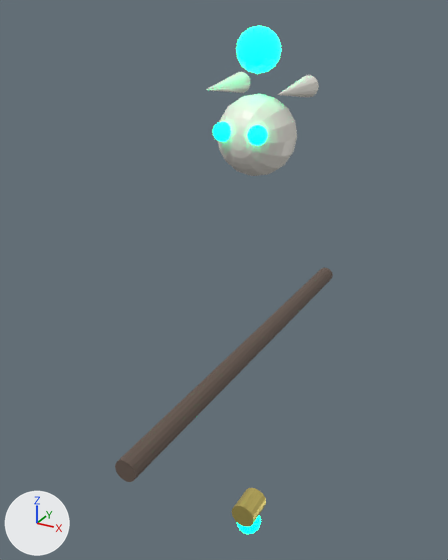
What one commit did to the OBJ model assets/models/necro_staff.obj.
One viewpoint serves both versions: a camera (50 mm lens) standing at (1.02, -2.11, 1.49) and looking at (-0.14, 0.0, 0.43). The axes (+X, +Y, +Z) are drawn at lower left. The lights are the same throughout. The picture after the commit comes second. Where no turn or scale is listed for an object, it has been applied to the vertices.

The older version as bpy lines, for what is in view:
```python
ob_floating_soul_core = bpy.data.objects.new('Floating_Soul_Core', me_floating_soul_core)
ob_floating_soul_core.location = (0.0, 0.0, 0.0)
ob_staff_eye_l = bpy.data.objects.new('Staff_Eye_L', me_staff_eye_l)
ob_staff_eye_l.location = (0.0, 0.0, 0.0)
ob_staff_eye_r = bpy.data.objects.new('Staff_Eye_R', me_staff_eye_r)
ob_staff_eye_r.location = (0.0, 0.0, 0.0)
ob_staff_horn_l = bpy.data.objects.new('Staff_Horn_L', me_staff_horn_l)
ob_staff_horn_l.location = (0.0, 0.0, 0.0)
ob_staff_horn_r = bpy.data.objects.new('Staff_Horn_R', me_staff_horn_r)
ob_staff_horn_r.location = (0.0, 0.0, 0.0)
ob_staff_pommel = bpy.data.objects.new('Staff_Pommel', me_staff_pommel)
ob_staff_pommel.location = (0.0, 0.0, 0.0)
ob_staff_shaft = bpy.data.objects.new('Staff_Shaft', me_staff_shaft)
ob_staff_shaft.location = (0.0, 0.0, 0.0)
# also in view: 'Staff_Skull' at (0.0, 0.0, 1.05)
```
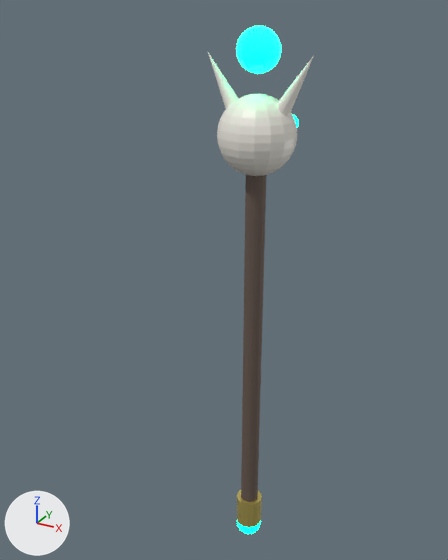
Changed parts and their boxes (x1, y1, x2, y2) in the pictures (448 x 560 px):
'Staff_Shaft', turned: before (115, 268, 333, 482); after (241, 175, 267, 502)
'Staff_Pommel', turned: before (232, 488, 266, 527); after (237, 490, 262, 527)
'Staff_Horn_R', reshaped: before (278, 75, 319, 97); after (277, 56, 314, 116)
'Staff_Horn_L', reshaped: before (206, 72, 250, 93); after (208, 52, 239, 109)
'Staff_Eye_R', reshaped (mostly hidden afterwards): before (247, 125, 268, 146); after (292, 114, 299, 127)
'Staff_Eye_L', reshaped (not visible afterwards): before (213, 122, 231, 142)
part 2 of me_staff_eye_r, deleted: before (247, 125, 268, 146)

The change, as a list of edits to the scene's bpy script:
```text
Change me_staff_eye_l:
    used by ob_staff_eye_l; location = (0.0, 0.0, 0.0)
    remove me_staff_eye_l.from_pydata(...)  # 242 vertices, 256 faces; spans x -0.105..-0.035, y -0.175..-0.105, z 1.045..1.115
    add me_staff_eye_l.from_pydata(...)  # 242 vertices, 256 faces; spans x -0.105..-0.035, y 0.105..0.175, z 1.045..1.115
    me_staff_eye_l part 1: 242 vertices removed from x -0.105..-0.035, y -0.175..-0.105, z 1.045..1.115
    other edits to the shape of me_staff_eye_l do not show in these pictures
Change me_staff_eye_r:
    used by ob_staff_eye_r; location = (0.0, 0.0, 0.0)
    remove me_staff_eye_r.from_pydata(...)  # 242 vertices, 256 faces; spans x 0.035..0.105, y -0.175..-0.105, z 1.045..1.115
    add me_staff_eye_r.from_pydata(...)  # 242 vertices, 256 faces; spans x 0.035..0.105, y 0.105..0.175, z 1.045..1.115
    me_staff_eye_r part 2: 242 vertices removed from x 0.035..0.105, y -0.175..-0.105, z 1.045..1.115
    other edits to the shape of me_staff_eye_r do not show in these pictures
Change me_staff_horn_l:
    used by ob_staff_horn_l; location = (0.0, 0.0, 0.0)
    remove me_staff_horn_l.from_pydata(...)  # 17 vertices, 17 faces; spans x -0.18..-0.1, y -0.14..0.14, z 1.18..1.26
    add me_staff_horn_l.from_pydata(...)  # 17 vertices, 17 faces; spans x -0.21..-0.035, y -0.04..0.04, z 1.079..1.341
    me_staff_horn_l part 3: the whole mesh is multiplied about its middle by the matrix ((0.75, 0.5, -0.433), (0.5, 0.0, 0.866), (0.433, -0.866, -0.25))
Change me_staff_horn_r:
    used by ob_staff_horn_r; location = (0.0, 0.0, 0.0)
    remove me_staff_horn_r.from_pydata(...)  # 17 vertices, 17 faces; spans x 0.1..0.18, y -0.14..0.14, z 1.18..1.26
    add me_staff_horn_r.from_pydata(...)  # 17 vertices, 17 faces; spans x 0.035..0.21, y -0.04..0.04, z 1.079..1.341
    me_staff_horn_r part 4: the whole mesh is multiplied about its middle by the matrix ((0.75, -0.5, 0.433), (-0.5, 0.0, 0.866), (-0.433, -0.866, -0.25))
Change me_staff_pommel:
    used by ob_staff_pommel; location = (0.0, 0.0, 0.0)
    remove me_staff_pommel.from_pydata(...)  # 32 vertices, 18 faces; spans x -0.06..0.06, y -0.07..0.07, z -0.81..-0.69
    add me_staff_pommel.from_pydata(...)  # 32 vertices, 18 faces; spans x -0.06..0.06, y -0.06..0.06, z -0.82..-0.68
    me_staff_pommel part 5: the whole mesh is turned -90 degrees about the x axis through its middle
Change me_staff_shaft:
    used by ob_staff_shaft; location = (0.0, 0.0, 0.0)
    remove me_staff_shaft.from_pydata(...)  # 32 vertices, 18 faces; spans x -0.04..0.04, y -0.9..0.9, z 0.11..0.19
    add me_staff_shaft.from_pydata(...)  # 32 vertices, 18 faces; spans x -0.04..0.04, y -0.04..0.04, z -0.75..1.05
    me_staff_shaft part 6: the whole mesh is turned -90 degrees about the x axis through its middle
```
